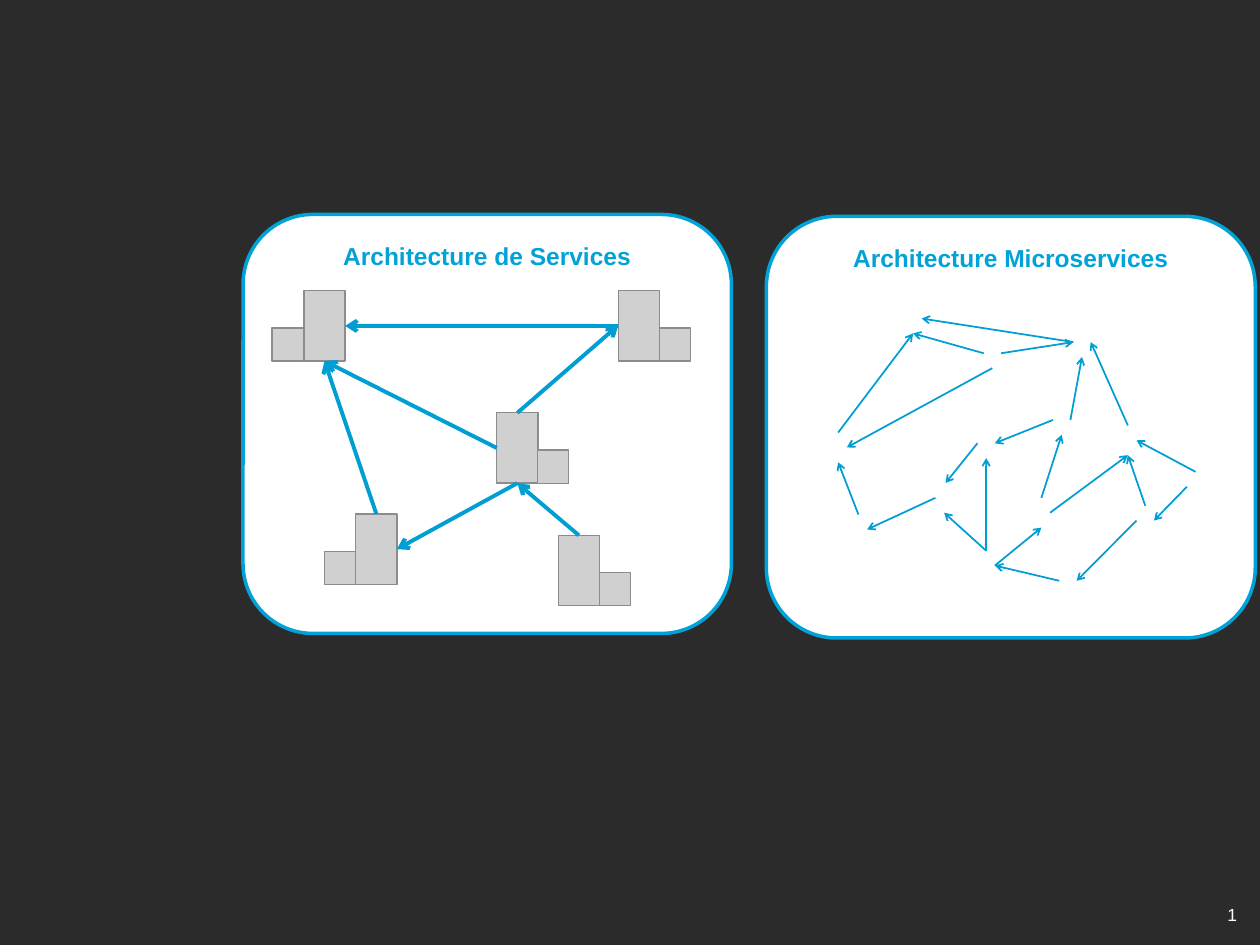
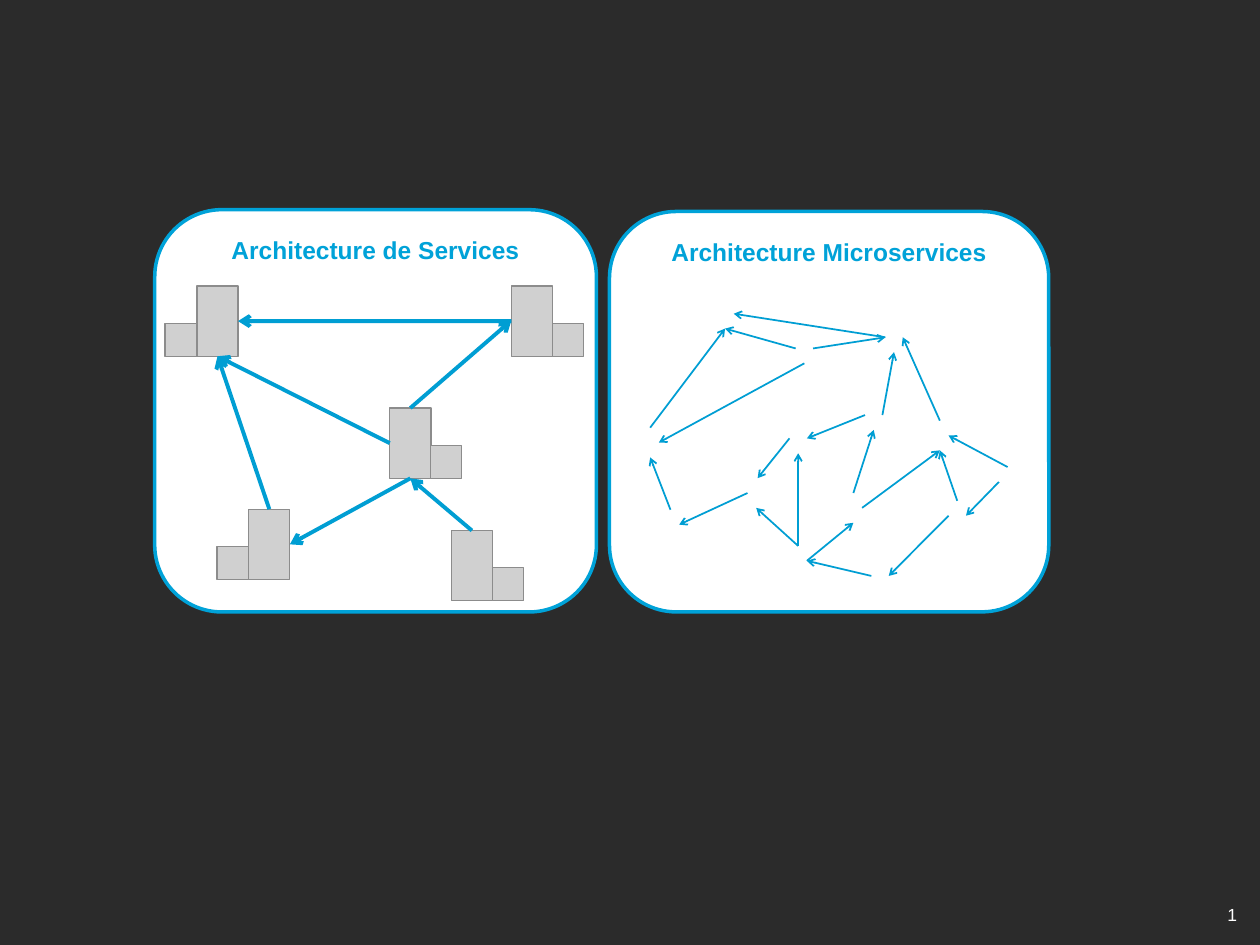
Before and after one commit to archiloque/blog, a slide deck: slide 1 of microservices/illus.pptx. Drawn at 1260x945 pixels with LibreOffice and Linux fonts; fonts in the diff are those of the drawing; grey boxes stand for pictures; background and template pictures are left out; a plain dark background stands for a picture behind light text. Boxes give left, top, right and bottom in pixels: in the first picture for what was removed or moved away, otherwise in the second. Text is boxed around its words. In the diff, an @@ line names an element or a change of style, - is before the commit and + after.

```diff
--- a/microservices/illus.pptx
+++ b/microservices/illus.pptx
@@ rounded rectangle "Architecture de Services": place and size @@
-rounded rectangle "Architecture de Services" at <box>243,214,732,634</box>
+rounded rectangle "Architecture de Services" at <box>155,209,597,611</box>
@@ rounded rectangle "Architecture Microservices": place and size @@
-rounded rectangle "Architecture Microservices" at <box>766,217,1255,639</box>
+rounded rectangle "Architecture Microservices" at <box>610,212,1050,612</box>
@@ arrow moved from (1000, 353) - (1074, 343) to (813, 349) - (886, 338) @@
@@ 20 arrows: place and size @@
-20 arrows at <box>838,319,1196,581</box>
+20 arrows at <box>650,314,1008,576</box>
@@ 10 pictures, 6 arrows: place and size @@
-10 pictures, 6 arrows at <box>272,291,690,606</box>
+10 pictures, 6 arrows at <box>165,286,583,601</box>
```
Also in this commit, not shown: 2 other slides changed, 3 slides removed.
